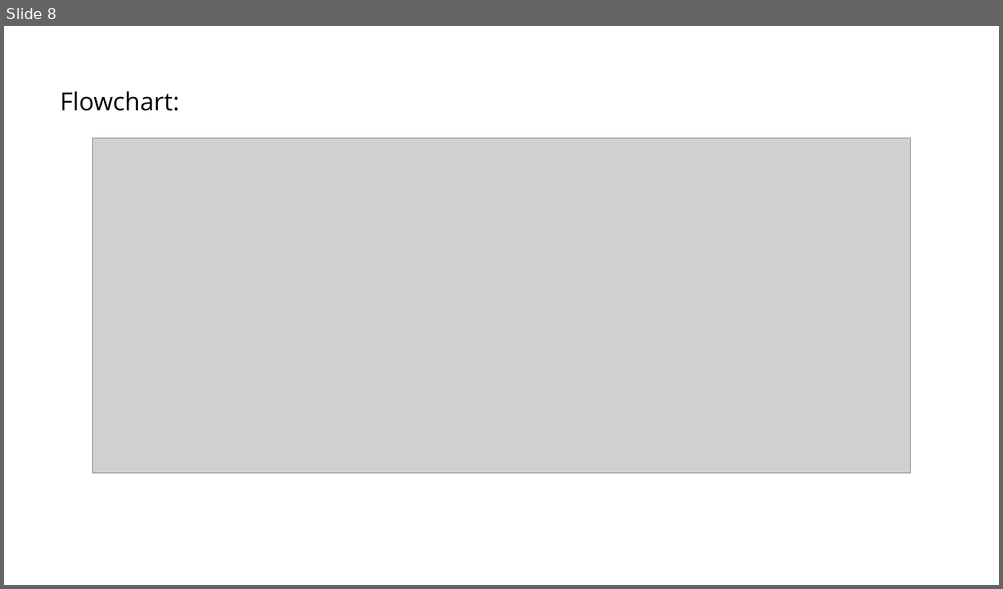
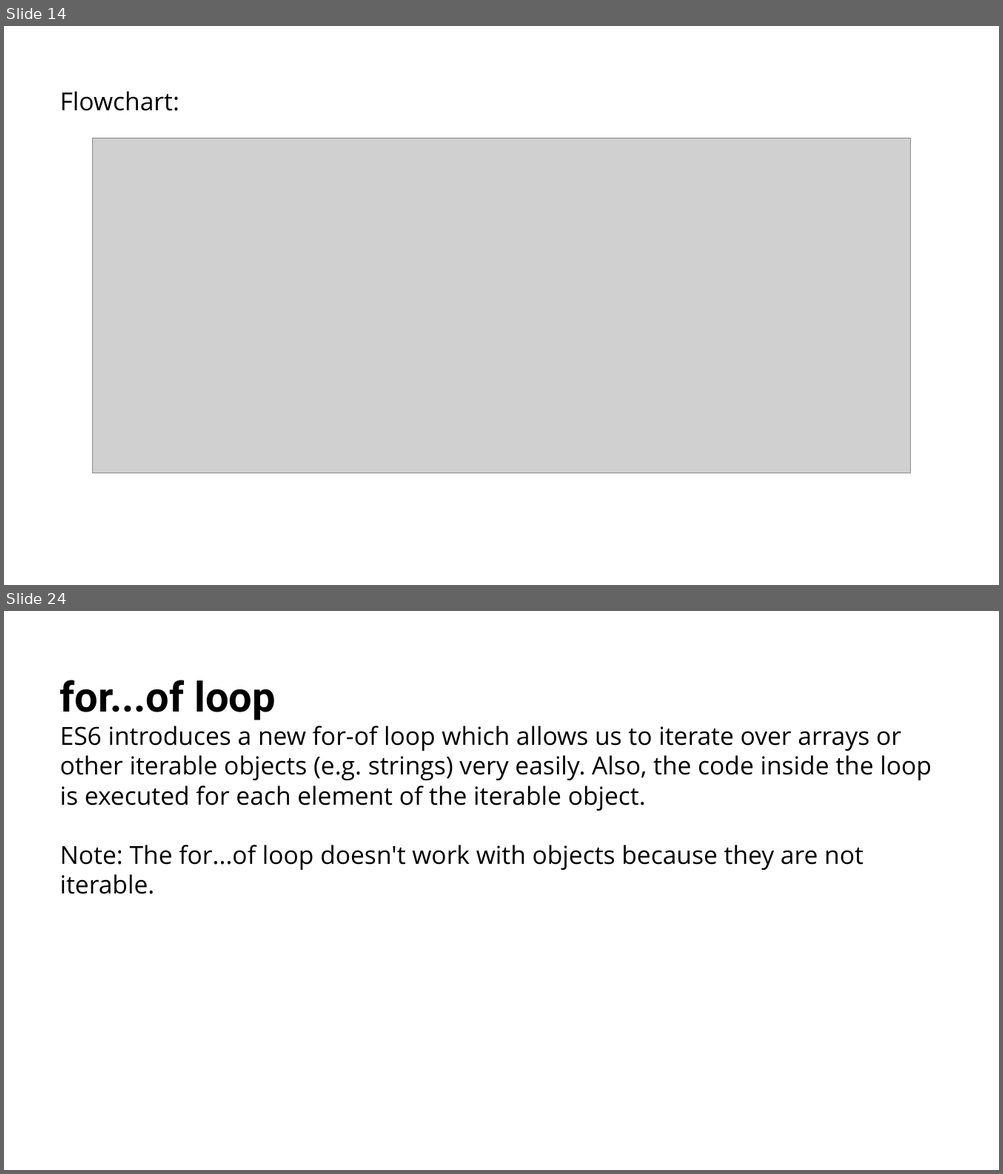
Before and after one commit to RostyslavSynenko/Lv-469.NodeJS, a slide deck: presentations/Loops. Error Handling, Strict mode.pptx. Shown one above the other, each under a label of ours: slide 8 before the commit, slides 14 and 24 after it; the slides between them are not shown. The pictures are 1003x589 and 1003x1174 pixels, drawn with LibreOffice and Linux fonts; fonts in the diff are those of the drawing; grey boxes stand for pictures; background and template pictures are left out. Boxes give left, top, right and bottom in pixels: in the first picture for what was removed or moved away, otherwise in the second. Text is boxed around its words. In the diff, an @@ line names an element or a change of style, - is before the commit and + after.

```diff
--- a/presentations/Loops. Error Handling, Strict mode.pptx
+++ b/presentations/Loops. Error Handling, Strict mode.pptx
@@ slide 24 added at [4, 611, 999, 1170], background #FFFFFF @@
@@ title added at [60, 680, 931, 894], 24 pt, text #000000 @@
+for...of loop
+ES6 introduces a new for-of loop which allows us to iterate over arrays or other iterable objects (e.g. strings) very easily. Also, the code inside the loop is executed for each element of the iterable object.
+Note: The for...of loop doesn't work with objects because they are not iterable.
@@ what was slide 8 is now slide 14 @@
```
Also in this commit, not shown: 5 slides changed, 34 other slides added.
